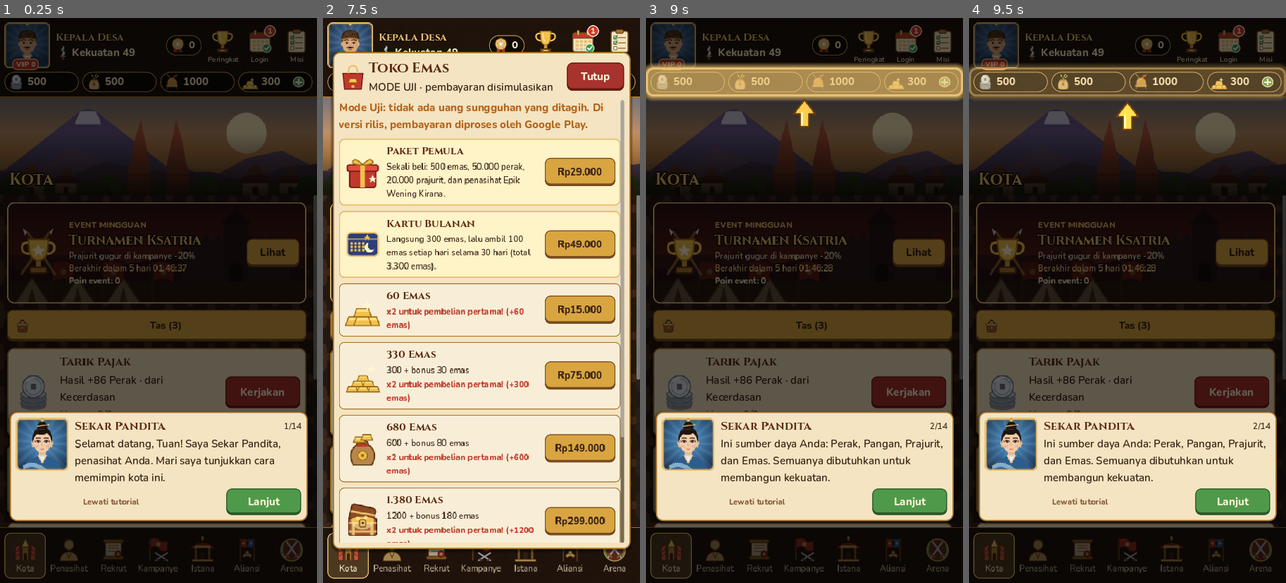
Above: before the commit, frames 1-4 (left to right).
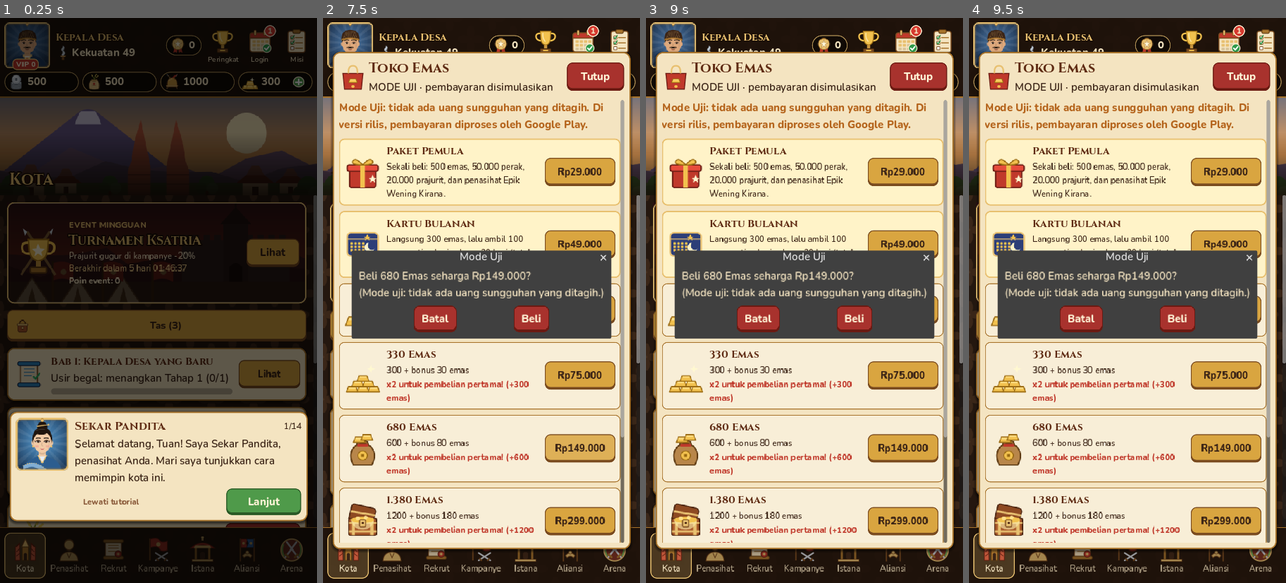
Above: after the commit, the same moments.

Repository: microaltech/tlg
Game: Godot game, scene res://scenes/main.tscn
The game is run twice, just before and just after one commit, with the same random seed, the same clock (stepped at 60 frames per second) and the same inputs.
Inputs (mouse positions are in pixels of both pictures, inside the frame that each line leads up to):
- Up to frame 1 (0.25 s): no input
- Up to frame 2 (7.5 s): click "Lihat" at 0.5 s; click "Lihat" at 1.25 s; click "Lanjut" at 2 s; click (351, 46) at 2.77 s; click (544, 46) at 3.52 s; click (582, 46) at 4.27 s; click (620, 46) at 5.02 s; click (620, 80) at 5.77 s; click "Tas (3)" at 6.5 s; click "Kerjakan" at 7.25 s
- Up to frame 3 (9 s): click "Kerjakan" at 8 s; click "Kerjakan" at 8.75 s
- Up to frame 4 (9.5 s): no input

The runs differ from the first frame. In frame 1, 4.4% of the frame differs, in the area x 2-100%, y 60-91%; in frame 2, 13%; in frame 3, 77%, in the area x 0-100%, y 0-100%; in frame 4, 77%.

Commit message:
Tambah cerita dan misi utama
- 6 bab dari Kepala Desa sampai Perdana Menteri dengan dialog cerita
  bergambar di awal tiap bab (tampil sekali, bisa dibaca ulang)
- Misi berbasis keadaan game sehingga pemain lama langsung bisa klaim;
  hadiah per misi dan hadiah tamat bab
- Pelacak misi utama di menu Kota dan panel Misi Utama

Co-Authored-By: Claude Opus 5.5 <noreply@anthropic.com>
Claude-Session: https://claude.ai/code/session_015LtRdrVC8mEHi9d4fpU264

Diff:
--- a/scripts/core/game_data.gd
+++ b/scripts/core/game_data.gd
@@ -545,6 +545,65 @@
 const STAGE_ITEM_POOL := ["scroll_train", "scroll_train", "pill_intimacy", "energy_tea", "silver_box", "troop_writ",
 	"recruit_ticket"]
 
+## Cerita & misi utama. Progres misi dihitung dari keadaan game (lihat story_progress).
+## type: stage, power, rank, counselors, max_level, prestige, children_total, intimacy,
+## alliance, arena_wins, officials, stars_total.
+const STORY_CHAPTERS := [
+	{"title": "Kepala Desa yang Baru", "story": [
+		{"speaker": "sekar", "text": "Tuan, desa ini sudah lama tanpa pemimpin. Begal menjarah lumbung, rakyat ketakutan."},
+		{"speaker": "arya", "text": "Beri saya prajurit, Tuan. Saya akan mengusir para begal dari perbatasan desa!"},
+		{"speaker": "lord", "text": "Mulai hari ini, desa ini di bawah perlindunganku. Kita bangun kembali bersama."}],
+		"quests": [
+			{"type": "stage", "target": 1, "text": "Usir begal: menangkan Tahap 1", "reward": {"gold": 30, "silver": 1000}},
+			{"type": "max_level", "target": 3, "text": "Latih seorang penasihat ke level 3", "reward": {"silver": 2000}},
+			{"type": "power", "target": 80, "text": "Capai kekuatan 80", "reward": {"items": {"scroll_train": 1}}},
+		], "reward": {"gold": 100, "items": {"recruit_ticket": 1}}},
+	{"title": "Tangan Besi", "story": [
+		{"speaker": "bayu", "text": "Kabar Tuan sampai ke kota kecamatan. Para pejabat menunggu bukti kepemimpinan Tuan."},
+		{"speaker": "sekar", "text": "Kumpulkan penasihat yang cakap dan buktikan diri di medan perang. Jabatan Camat menanti."}],
+		"quests": [
+			{"type": "stage", "target": 5, "text": "Taklukkan Tahap 5", "reward": {"gold": 50}},
+			{"type": "counselors", "target": 4, "text": "Miliki 4 penasihat", "reward": {"silver": 5000}},
+			{"type": "prestige", "target": 150, "text": "Kumpulkan 150 prestise", "reward": {"items": {"energy_tea": 1}}},
+			{"type": "rank", "target": 1, "text": "Naik jabatan menjadi Camat", "reward": {"gold": 80}},
+		], "reward": {"gold": 150, "items": {"star_stone": 1}}},
+	{"title": "Keluarga Bangsawan", "story": [
+		{"speaker": "melati", "text": "Tuan selalu sibuk dengan urusan negeri. Istana terasa sepi tanpa tawa anak-anak."},
+		{"speaker": "ratna", "text": "Para bangsawan menghormati tuan yang punya keluarga dan sekutu. Aliansi akan memperkuat kita."}],
+		"quests": [
+			{"type": "children_total", "target": 1, "text": "Dikaruniai seorang anak", "reward": {"grain": 5000}},
+			{"type": "intimacy", "target": 20, "text": "Capai total keakraban 20", "reward": {"items": {"pill_intimacy": 2}}},
+			{"type": "alliance", "target": 1, "text": "Bergabung dengan aliansi", "reward": {"gold": 80}},
+			{"type": "stage", "target": 8, "text": "Taklukkan Tahap 8", "reward": {"soldiers": 10000}},
+		], "reward": {"gold": 200, "items": {"recruit_ticket": 2}}},
+	{"title": "Panggung Bupati", "story": [
+		{"speaker": "dewi", "text": "Kabupaten ini butuh pemimpin yang disegani di arena dan didukung pejabat yang setia."},
+		{"speaker": "gajah", "text": "Para tuan dari seluruh negeri berlaga di arena. Tunjukkan kekuatan kita, Tuan!"}],
+		"quests": [
+			{"type": "rank", "target": 2, "text": "Naik jabatan menjadi Bupati", "reward": {"gold": 100}},
+			{"type": "power", "target": 1000, "text": "Capai kekuatan 1.000", "reward": {"items": {"scroll_train": 3}}},
+			{"type": "arena_wins", "target": 3, "text": "Menangi 3 pertarungan arena", "reward": {"silver": 15000}},
+			{"type": "officials", "target": 1, "text": "Angkat seorang anak menjadi pejabat", "reward": {"gold": 100}},
+		], "reward": {"gold": 300, "items": {"star_stone": 1, "recruit_ticket": 2}}},
+	{"title": "Badai di Perbatasan", "story": [
+		{"speaker": "enemy_warlord", "text": "Hahaha! Tanah ini akan menjadi milik Panglima Lalim! Siapa yang berani menghalangiku?"},
+		{"speaker": "satria", "text": "Saya, Tuan. Bersama pasukan dan para penasihat terbaik, kita hancurkan pemberontakan ini."}],
+		"quests": [
+			{"type": "stage", "target": 20, "text": "Hancurkan pemberontakan: Tahap 20", "reward": {"gold": 150}},
+			{"type": "rank", "target": 3, "text": "Naik jabatan menjadi Gubernur", "reward": {"gold": 150}},
+			{"type": "stars_total", "target": 5, "text": "Kumpulkan total 5 bintang penasihat", "reward": {"items": {"star_stone": 1}}},
+		], "reward": {"gold": 400, "items": {"recruit_ticket": 3}}},
+	{"title": "Menuju Istana Raja", "story": [
+		{"speaker": "resi", "text": "Negeri ini menanti pemimpin yang bijak. Jalan menuju istana raja terbuka bagi Tuan."},
+		{"speaker": "kedaton", "text": "Buktikan bahwa Tuan layak menjadi tangan kanan raja: Perdana Menteri negeri ini."}],
+		"quests": [
+			{"type": "stage", "target": 40, "text": "Taklukkan Tahap 40", "reward": {"gold": 200}},
+			{"type": "power", "target": 10000, "text": "Capai kekuatan 10.000", "reward": {"items": {"star_stone": 2}}},
+			{"type": "rank", "target": 5, "text": "Menjadi Perdana Menteri", "reward": {"gold": 300}},
+		], "reward": {"gold": 1000, "items": {"star_stone": 3, "recruit_ticket": 5}}},
+]
+const STORY_SPEAKER_NAMES := {"lord": "Anda", "enemy_warlord": "Panglima Lalim"}
+
 const REWARD_KEYS := ["gold", "silver", "grain", "soldiers"]
 const REWARD_NAMES := {"gold": "emas", "silver": "perak", "grain": "pangan", "soldiers": "prajurit", "jasa": "jasa"}
 
--- a/scripts/core/game_model.gd
+++ b/scripts/core/game_model.gd
@@ -58,6 +58,8 @@
 ## VIP: {"points": int, "daily_day": int (hari klaim hadiah harian), "packs": [level paket yang dibeli],
 ##   "gifts": [level yang hadiah naik levelnya sudah diberikan]}
 var vip := {}
+## Misi utama: {"chapter": int, "claimed": [indeks misi bab ini], "seen": [bab yang ceritanya sudah tampil]}
+var story := {}
 ## Pejabat dari anak yang lulus ujian: [{"name", "gender", "talent", "title"}]
 var officials: Array = []
 ## Perjamuan: {"day": hari pesta terakhir per jenis {jenis: hari}, "invite_day": int, "attended": [indeks]}
@@ -120,6 +122,7 @@
 	prison = {"prisoners": [], "day": -1, "used": 0}
 	officials = []
 	banquet = {"held": {}, "invite_day": -1, "attended": []}
+	story = {"chapter": 0, "claimed": [], "seen": []}
 	_npc_cache = {}
 	_unlock_content()
 	ensure_daily(now)
@@ -1952,6 +1955,116 @@
 	return _ok("Hadiah peringkat mingguan (%s, #%d): +%d emas." % [r["tier"], r["rank"], r["gold"]])
 
 
+# --- Cerita & misi utama -------------------------------------------------------
+
+func story_done() -> bool:
+	return int(story["chapter"]) >= Data.STORY_CHAPTERS.size()
+
+
+func story_chapter_def() -> Dictionary:
+	return {} if story_done() else Data.STORY_CHAPTERS[int(story["chapter"])]
+
+
+## Nilai sekarang untuk jenis misi tertentu.
+func story_metric(type: String) -> int:
+	match type:
+		"stage":
+			return stage
+		"power":
+			return power()
+		"rank":
+			return rank
+		"counselors":
+			return counselors.size()
+		"max_level":
+			var best := 0
+			for id in counselors:
+				best = maxi(best, int(counselors[id]["level"]))
+			return best
+		"prestige":
+			return prestige
+		"children_total":
+			return children.size() + married_count + officials.size()
+		"intimacy":
+			return total_intimacy()
+		"alliance":
+			return 0 if alliance.is_empty() else 1
+		"arena_wins":
+			return 0 if arena.is_empty() else int(arena["wins"])
+		"officials":
+			return officials.size()
+		"stars_total":
+			var total := 0
+			for id in counselors:
+				total += int(counselors[id].get("stars", 0))
+			return total
+	return 0
+
+
+## Misi bab sekarang: [{"text", "current", "target", "done", "claimed", "reward"}]
+func story_quests() -> Array:
+	var out := []
+	var def := story_chapter_def()
+	for i in def.get("quests", []).size():
+		var q: Dictionary = def["quests"][i]
+		var cur := story_metric(q["type"])
+		out.append({"text": q["text"], "current": cur, "target": int(q["target"]), "done": cur >= int(q["target"]),
+			"claimed": i in story["claimed"], "reward": q["reward"]})
+	return out
+
+
+func story_claimable() -> int:
+	var n := 0
+	for q in story_quests():
+		if q["done"] and not q["claimed"]:
+			n += 1
+	if not story_done() and story["claimed"].size() == story_quests().size():
+		n += 1
+	return n
+
+
+func claim_quest(index: int) -> Dictionary:
+	var quests := story_quests()
+	if index < 0 or index >= quests.size():
+		return _fail("Misi tidak ditemukan.")
+	if quests[index]["claimed"]:
+		return _fail("Hadiah misi sudah diambil.")
+	if not quests[index]["done"]:
+		return _fail("Misi belum selesai.")
+	story["claimed"].append(index)
+	var text := _give_rewards(quests[index]["reward"])
+	changed.emit()
+	return _ok("Misi utama selesai: %s." % text)
+
+
+func claim_chapter() -> Dictionary:
+	if story_done():
+		return _fail("Semua bab sudah tamat.")
+	if story["claimed"].size() < story_quests().size():
+		return _fail("Selesaikan semua misi bab ini dulu.")
+	var def := story_chapter_def()
+	var text := _give_rewards(def["reward"])
+	story["chapter"] = int(story["chapter"]) + 1
+	story["claimed"] = []
+	changed.emit()
+	var msg := "Bab \"%s\" tamat! %s." % [def["title"], text]
+	if story_done():
+		msg += " Selamat, kisah Anda sebagai Perdana Menteri telah tamat!"
+	return _ok(msg)
+
+
+## Bab yang ceritanya belum ditampilkan (-1 bila tidak ada).
+func story_pending_dialog() -> int:
+	if story_done() or tutorial_active() or int(story["chapter"]) in story["seen"]:
+		return -1
+	return int(story["chapter"])
+
+
+func mark_story_seen(chapter: int) -> void:
+	if not (chapter in story["seen"]):
+		story["seen"].append(chapter)
+
+
 # --- Ujian anak & pejabat ---------------------------------------------------
 
 func exam_chance(index: int) -> float:
@@ -2436,6 +2549,7 @@
 		"inventory": inventory,
 		"prison": prison,
 		"officials": officials,
+		"story": story,
 		"banquet": banquet,
 		"start_day": start_day,
 		"leaderboard": leaderboard,
@@ -2538,6 +2652,11 @@
 	for id in d.get("inventory", {}):
 		if Data.ITEMS.has(str(id)) and int(d["inventory"][id]) > 0:
 			inventory[str(id)] = int(d["inventory"][id])
+	var src_story: Dictionary = d.get("story", {})
+	story = {"chapter": clampi(int(src_story.get("chapter", 0)), 0, Data.STORY_CHAPTERS.size()), "claimed": [], "seen": []}
+	for k in ["claimed", "seen"]:
+		for v in src_story.get(k, []):
+			story[k].append(int(v))
 	officials = []
 	for o in d.get("officials", []):
 		officials.append({"name": str(o.get("name", "")), "gender": str(o.get("gender", "m")),
--- a/scripts/ui/main.gd
+++ b/scripts/ui/main.gd
@@ -84,7 +84,9 @@
 var _lb_cat := "power"
 var _bag_overlay: Control
 var _bag_box: VBoxContainer
-var _bag_pick := ""  ## Item yang sedang menunggu pilihan target.  ## Level VIP yang sedang dilihat di panel (-1 = level sekarang).
+var _bag_pick := ""  ## Item yang sedang menunggu pilihan target.
+var _story_overlay: Control
+var _story_box: VBoxContainer  ## Level VIP yang sedang dilihat di panel (-1 = level sekarang).
 var _mission_box: VBoxContainer
 var _mission_reset_label: Label
 var _gacha_banner_done := false
@@ -539,6 +541,8 @@
 		_fill_leaderboard()
 	if is_instance_valid(_bag_overlay):
 		_fill_bag()
+	if is_instance_valid(_story_overlay):
+		_fill_story()
 	_tick()
 	# Kembalikan posisi gulir setelah layout dihitung ulang.
 	await get_tree().process_frame
@@ -589,6 +593,9 @@
 	if not model.tutorial_active() and get_tree().get_nodes_in_group("modal").is_empty() \
 			and not model.pending_intro().is_empty():
 		_show_intro(model.pending_intro())
+	elif not model.tutorial_active() and get_tree().get_nodes_in_group("modal").is_empty() \
+			and model.story_pending_dialog() >= 0:
+		_show_story_dialog(model.story_pending_dialog())
 	var login_ready: bool = model.login_can_claim(now)
 	_login_hb["badge"].visible = login_ready
 	_login_hb["badge_label"].text = "1"
@@ -640,6 +647,7 @@
 	_clear(box)
 	box.add_child(_event_banner())
 	_build_quick_row(box)
+	_build_story_tracker(box)
 	for kind in model.AFFAIRS:
 		var a: Dictionary = model.AFFAIRS[kind]
 		var card := _card(box)
@@ -2053,6 +2061,167 @@
 		_label(col, "%s  ·  %s" % [m["name"], m["role"]], "CardLabel").add_theme_font_override("font", UI.font_bold)
 		_label(col, "Kekuatan %s · Kerusakan bos %s" % [_num(m["power"]), _num(m["damage"])], "SmallLabel") \
 			.add_theme_color_override("font_color", UI.INK)
+
+
+# --- Cerita & misi utama -------------------------------------------------------
+
+func _build_story_tracker(box: VBoxContainer) -> void:
+	var card := _card(box)
+	card.add_child(_tex(Art.icon("item_scroll"), 72))
+	var col := _col(card)
+	if model.story_done():
+		_label(col, "Kisah Tamat", "CardTitle")
+		_label(col, "Anda telah menjadi Perdana Menteri. Terima kasih telah bermain!", "CardLabel")
+		return
+	var def: Dictionary = model.story_chapter_def()
+	_label(col, "Bab %d: %s" % [int(model.story["chapter"]) + 1, def["title"]], "CardTitle") \
+		.add_theme_font_size_override("font_size", 24)
+	var next := {}
+	for q in model.story_quests():
+		if not q["claimed"]:
+			next = q
+			break
+	if next.is_empty():
+		_label(col, "Semua misi selesai! Ambil hadiah bab.", "CardLabel")
+	else:
+		_label(col, "%s (%s/%s)" % [next["text"], _num(mini(next["current"], next["target"])), _num(next["target"])],
+			"CardLabel")
+		_bar(col, mini(next["current"], next["target"]), next["target"], Color("8e44ad"))
+	var ready: int = model.story_claimable()
+	var b := _button(card, "Klaim (%d)" % ready if ready > 0 else "Lihat", func():
+		_show_story()
+		return null, true, "", "GreenButton" if ready > 0 else "GoldButton")
+	b.custom_minimum_size = Vector2(140, 64)
+	b.size_flags_vertical = Control.SIZE_SHRINK_CENTER
+	b.add_theme_font_size_override("font_size", 22)
+
+
+func _show_story() -> void:
+	if is_instance_valid(_story_overlay):
+		return
+	var holder := {}
+	var close := func():
+		Audio.play("click")
+		if is_instance_valid(holder.get("overlay")):
+			holder["overlay"].queue_free()
+		_story_overlay = null
+	var p := _open_panel("Misi Utama", "item_scroll", close)
+	holder["overlay"] = p["overlay"]
+	_story_overlay = p["overlay"]
+	_story_box = p["content"]
+	p["subtitle"].text = "Kisah dari Kepala Desa menuju Perdana Menteri"
+	_fill_story()
+
+
+func _fill_story() -> void:
+	_clear(_story_box)
+	if model.story_done():
+		_label(_story_box, "Semua bab telah tamat. Anda adalah Perdana Menteri negeri ini!", "CardTitle")
+		return
+	var chapter: int = model.story["chapter"]
+	var def: Dictionary = model.story_chapter_def()
+	var head := HBoxContainer.new()
+	_story_box.add_child(head)
+	var t := _label(head, "Bab %d dari %d: %s" % [chapter + 1, Data.STORY_CHAPTERS.size(), def["title"]], "CardTitle")
+	t.size_flags_horizontal = Control.SIZE_EXPAND_FILL
+	t.autowrap_mode = TextServer.AUTOWRAP_WORD_SMART
+	var replay := _button(head, "Cerita", func():
+		_show_story_dialog(chapter)
+		return null)
+	replay.custom_minimum_size = Vector2(130, 56)
+	var quests: Array = model.story_quests()
+	for i in quests.size():
+		var q: Dictionary = quests[i]
+		var row := HBoxContainer.new()
+		row.add_theme_constant_override("separation", 10)
+		_inner_box(_story_box).add_child(row)
+		var col := _col(row)
+		_label(col, q["text"], "CardLabel").add_theme_font_override("font", UI.font_bold)
+		_bar(col, mini(q["current"], q["target"]), q["target"], Color("8bc34a") if q["done"] else Color("8e44ad"))
+		_label(col, "%s/%s · %s" % [_num(mini(q["current"], q["target"])), _num(q["target"]), _reward_text(q["reward"])],
+			"SmallLabel").add_theme_color_override("font_color", UI.INK)
+		var idx: int = i
+		var b: Button
+		if q["claimed"]:
+			b = _button(row, "Diambil", func(): return null, false)
+		else:
+			b = _button(row, "Klaim", func(): return model.claim_quest(idx), q["done"], "", "GreenButton", false, "coin")
+		b.custom_minimum_size = Vector2(130, 60)
+		b.size_flags_vertical = Control.SIZE_SHRINK_CENTER
+	var all_claimed: bool = model.story["claimed"].size() == quests.size()
+	var reward := _inner_box(_story_box)
+	reward.get_parent().add_theme_stylebox_override("panel", UI.box(Color("fff3c8"), UI.GOLD, 3, 12))
+	_label(reward, "Hadiah tamat bab: " + _reward_text(def["reward"]), "CardLabel").add_theme_font_override("font", UI.font_bold)
+	_button(reward, "Tamatkan Bab", func(): return model.claim_chapter(), all_claimed, "chest", "GoldButton", false,
+		"promote").add_theme_font_size_override("font_size", 24)
+
+
+## Dialog cerita bab: potret pembicara dan teks, maju dengan tombol Lanjut.
+func _show_story_dialog(chapter: int) -> void:
+	model.mark_story_seen(chapter)
+	var lines: Array = Data.STORY_CHAPTERS[chapter]["story"]
+	var overlay := Control.new()
+	overlay.set_anchors_preset(Control.PRESET_FULL_RECT)
+	overlay.mouse_filter = Control.MOUSE_FILTER_STOP
+	overlay.add_to_group("modal")
+	add_child(overlay)
+	move_child(overlay, _toast.get_index())
+	var dim := ColorRect.new()
+	dim.color = Color(0.03, 0.01, 0.02, 0.8)
+	dim.set_anchors_preset(Control.PRESET_FULL_RECT)
+	overlay.add_child(dim)
+	var title := Label.new()
+	title.text = "Bab %d\n%s" % [chapter + 1, Data.STORY_CHAPTERS[chapter]["title"]]
+	title.theme_type_variation = "TitleLabel"
+	title.horizontal_alignment = HORIZONTAL_ALIGNMENT_CENTER
+	title.set_anchors_preset(Control.PRESET_TOP_WIDE)
+	title.offset_top = 220
+	overlay.add_child(title)
+	var pic := _tex(null, 300)
+	pic.size = Vector2(300, 300)
+	pic.position = Vector2(size.x / 2 - 150, 380)
+	overlay.add_child(pic)
+	var panel := PanelContainer.new()
+	panel.anchor_left = 0.04
+	panel.anchor_right = 0.96
+	panel.anchor_top = 1.0
+	panel.anchor_bottom = 1.0
+	panel.offset_top = -470
+	panel.offset_bottom = -150
+	overlay.add_child(panel)
+	var v := VBoxContainer.new()
+	v.add_theme_constant_override("separation", 10)
+	panel.add_child(v)
+	var name := _label(v, "", "CardTitle")
+	var text := _label(v, "", "CardLabel")
+	text.size_flags_vertical = Control.SIZE_EXPAND_FILL
+	text.add_theme_font_size_override("font_size", 26)
+	var next := Button.new()
+	next.theme_type_variation = "GoldButton"
+	next.custom_minimum_size = Vector2(0, 72)
+	next.add_theme_font_size_override("font_size", 26)
+	v.add_child(next)
+	var state := {"i": 0}
+	var show_line := func():
+		var line: Dictionary = lines[state["i"]]
+		var sp: String = line["speaker"]
+		pic.texture = Art.portrait(sp)
+		var who: String = Data.STORY_SPEAKER_NAMES.get(sp, "")
+		if who == "":
+			who = Data.counselor_def(sp).get("name", Data.beauty_def(sp).get("name", sp))
+		name.text = who
+		text.text = line["text"]
+		next.text = "Mulai Bab" if state["i"] == lines.size() - 1 else "Lanjut"
+		pic.modulate.a = 0.0
+		create_tween().tween_property(pic, "modulate:a", 1.0, 0.25)
+	next.pressed.connect(func():
+		Audio.play("click")
+		state["i"] += 1
+		if state["i"] >= lines.size():
+			overlay.queue_free()
+		else:
+			show_line.call())
+	show_line.call()
 
 
 # --- Tombol cepat Kota & tas ---------------------------------------------------
--- a/tests/run_tests.gd
+++ b/tests/run_tests.gd
@@ -26,6 +26,7 @@
 		"test_war_save_leave", "test_chat_send_reply", "test_chat_ambient_unread", "test_chat_save_leave",
 		"test_lb_rank", "test_lb_top", "test_lb_alliances_reward", "test_items_use", "test_items_sources",
 		"test_skills", "test_bonds", "test_prison", "test_exam_officials", "test_banquet",
+		"test_story",
 	]:
 		call(t)
 	print("%d cek, %d gagal" % [_count, _failures])
@@ -1231,3 +1232,37 @@
 	var m2 := Model.new()
 	m2.from_dict(JSON.parse_string(JSON.stringify(m.to_dict())), 1000.0)
 	check(var_to_str(m2.banquet) == var_to_str(m.banquet), "simpan/muat perjamuan")
+
+
+func test_story() -> void:
+	var m := fresh()
+	check(m.story["chapter"] == 0 and m.story_quests().size() == 3, "bab 1 dengan 3 misi")
+	check(m.story_pending_dialog() == -1, "cerita ditunda selama tutorial")
+	m.skip_tutorial()
+	check(m.story_pending_dialog() == 0, "cerita bab 1 menunggu ditampilkan")
+	m.mark_story_seen(0)
+	check(m.story_pending_dialog() == -1, "cerita tampil sekali")
+	check(not m.claim_quest(0)["ok"], "misi belum selesai")
+	m.soldiers = 100000000
+	m.fight_stage()
+	var gold := m.gold
+	check(m.claim_quest(0)["ok"] and m.gold == gold + 30, "klaim misi utama")
+	check(not m.claim_quest(0)["ok"], "misi utama sekali")
+	check(not m.claim_chapter()["ok"], "bab belum tamat")
+	m.counselors["arya"]["level"] = 5
+	m.claim_quest(1)
+	m.claim_quest(2)
+	check(m.story_claimable() == 1, "hadiah bab siap")
+	gold = m.gold
+	check(m.claim_chapter()["ok"] and m.story["chapter"] == 1 and m.gold == gold + 100, "bab tamat, lanjut bab 2")
+	check(m.story_pending_dialog() == 1, "cerita bab 2 menunggu")
+	for ch in Data.STORY_CHAPTERS:
+		for q in ch["quests"]:
+			check(m.story_metric(q["type"]) >= 0 and q["type"] in ["stage", "power", "rank", "counselors", "max_level",
+				"prestige", "children_total", "intimacy", "alliance", "arena_wins", "officials", "stars_total"],
+				"jenis misi dikenal: %s" % q["type"])
+	var m2 := Model.new()
+	m2.from_dict(JSON.parse_string(JSON.stringify(m.to_dict())), 1000.0)
+	check(var_to_str(m2.story) == var_to_str(m.story), "simpan/muat misi utama")
+	m.story["chapter"] = Data.STORY_CHAPTERS.size()
+	check(m.story_done() and m.story_quests().is_empty() and not m.claim_chapter()["ok"], "cerita tamat")
